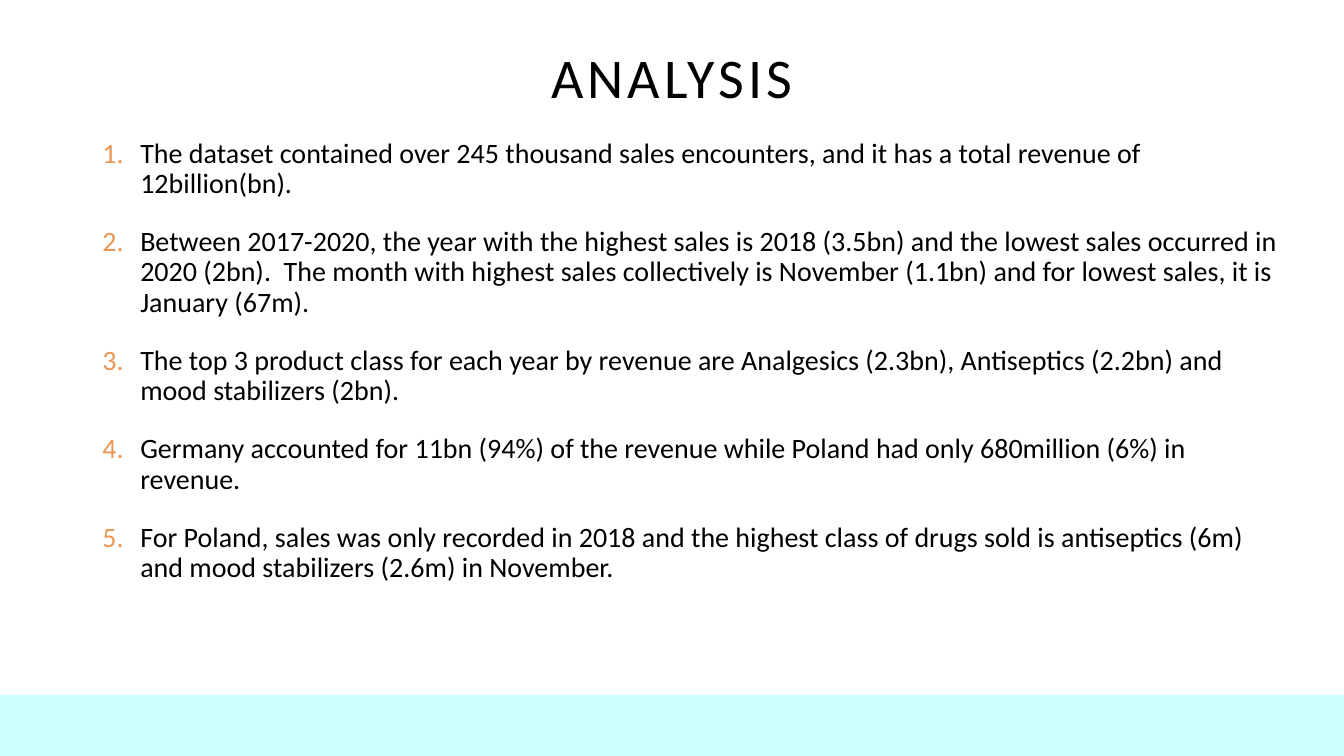
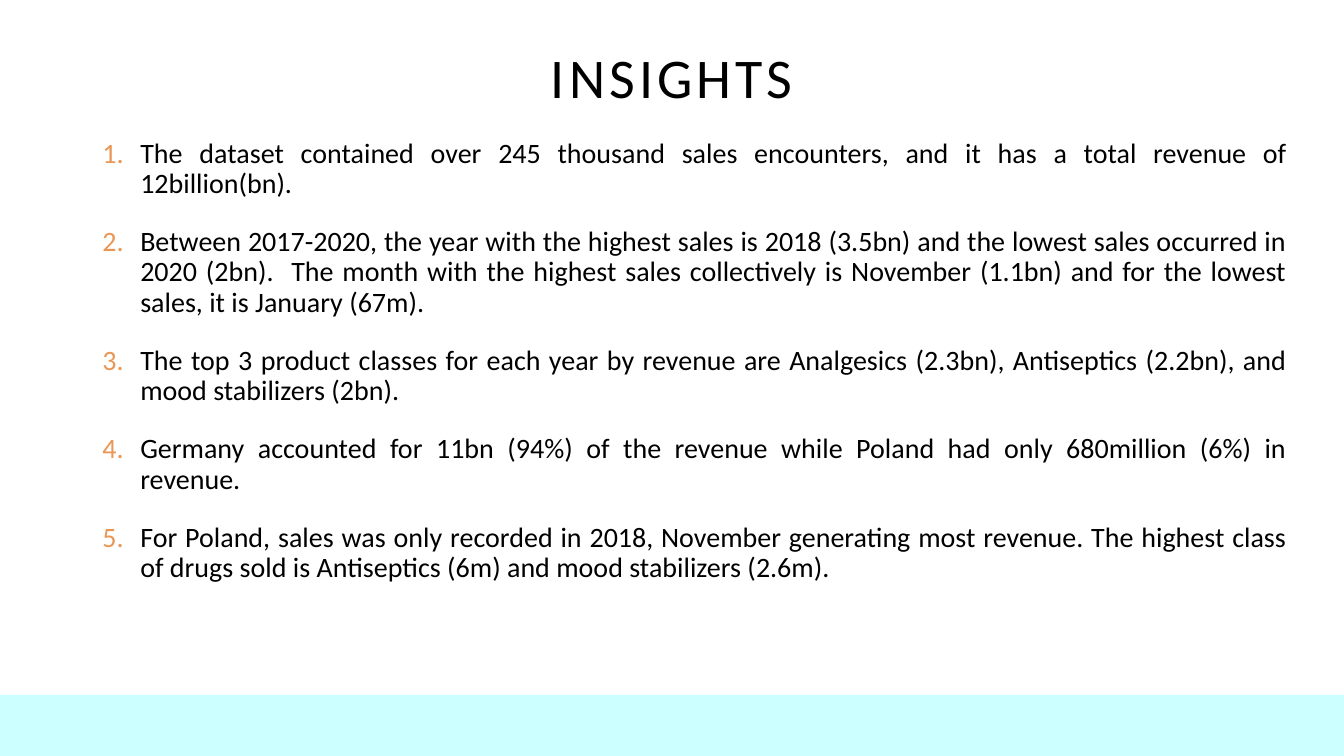
Before and after one commit to salamahalawiye/ABC_Pharm_Sales_Analysis, a slide deck: slide 6 of ABC PHARMACEUTICAL SALES ANALYSIS REPORT.pptx (slide 5 before the commit). Drawn at 1344x756 pixels with LibreOffice and Linux fonts; fonts in the diff are those of the drawing. Boxes give left, top, right and bottom in pixels: in the first picture for what was removed or moved away, otherwise in the second. Text is boxed around its words. In the diff, an @@ line names an element or a change of style, - is before the commit and + after.

```diff
--- a/ABC PHARMACEUTICAL SALES ANALYSIS REPORT.pptx
+++ b/ABC PHARMACEUTICAL SALES ANALYSIS REPORT.pptx
@@ title at [551,61,793,99]: text changed @@
-ANALYSIS
+INSIGHTS
@@ text at [140,143,1286,490]: alignment left to justified @@
@@ text at [140,230,1286,404]: text changed @@
-2. Between 2017-2020, the year with the highest sales is 2018 (3.5bn) and the lowest sales occurred in 2020 (2bn). The month with highest sales collectively is November (1.1bn) and for lowest sales, it is January (67m).
-3. The top 3 product class for each year by revenue are Analgesics (2.3bn), Antiseptics (2.2bn) and mood stabilizers (2bn).
+2. Between 2017-2020, the year with the highest sales is 2018 (3.5bn) and the lowest sales occurred in 2020 (2bn). The month with the highest sales collectively is November (1.1bn) and for the lowest sales, it is January (67m).
+3. The top 3 product classes for each year by revenue are Analgesics (2.3bn), Antiseptics (2.2bn), and mood stabilizers (2bn).
@@ text at [140,527,1286,582]: text changed @@
-5. For Poland, sales was only recorded in 2018 and the highest class of drugs sold is antiseptics (6m) and mood stabilizers (2.6m) in November.
+5. For Poland, sales was only recorded in 2018, November generating most revenue. The highest class of drugs sold is Antiseptics (6m) and mood stabilizers (2.6m).
```
Also in this commit, not shown: 7 other slides changed, 4 slides added, 2 slides removed.
